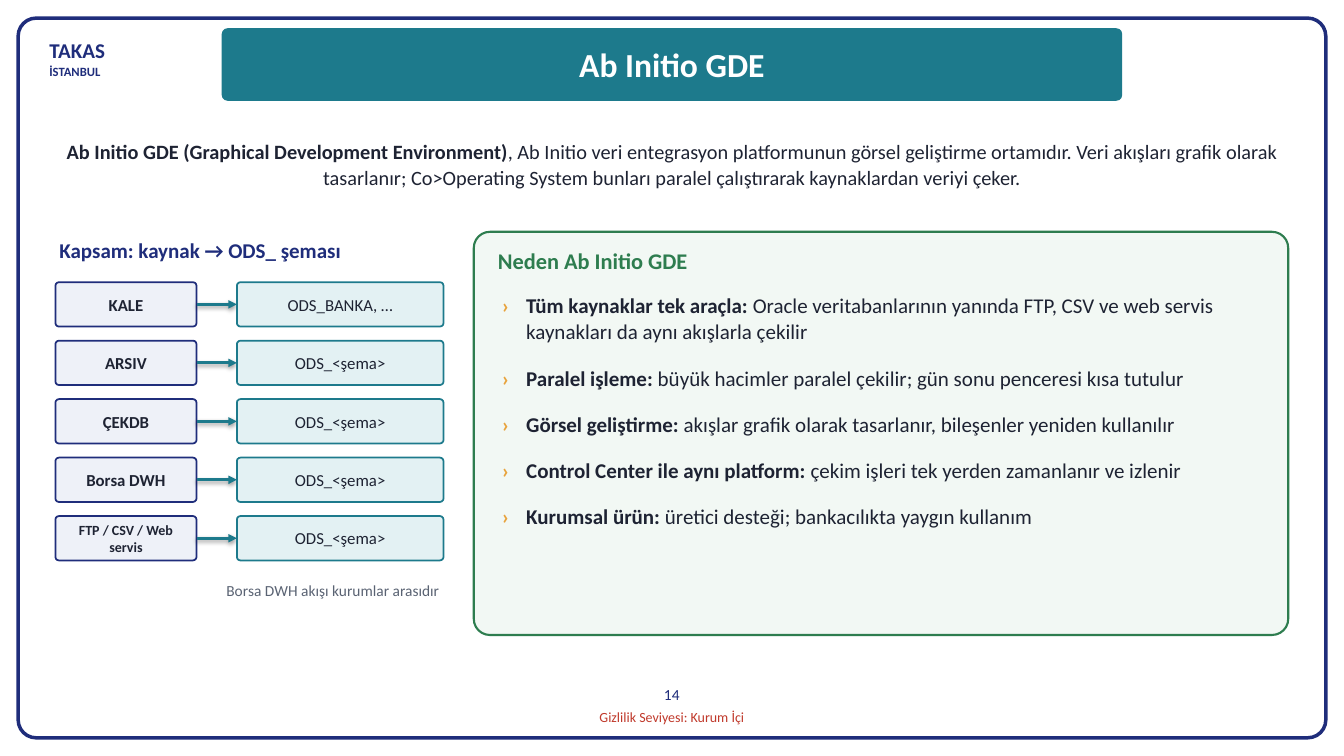
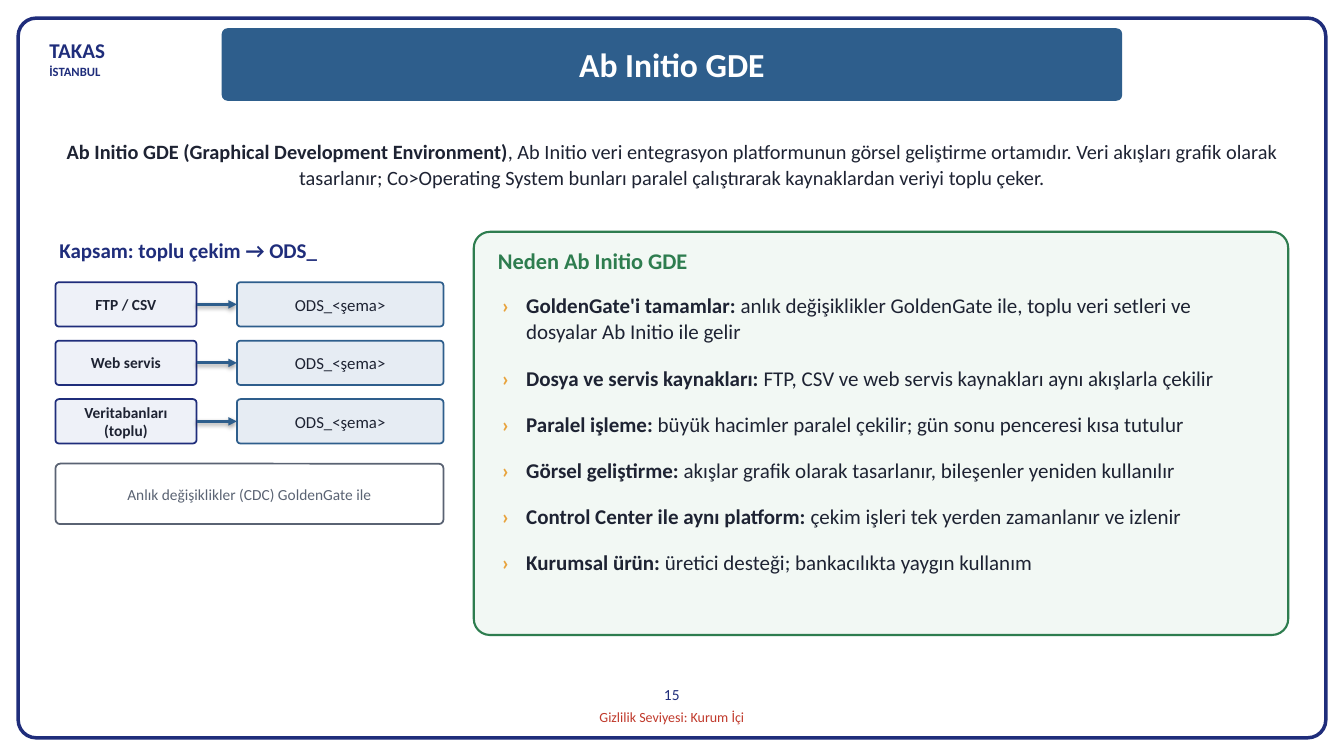
Before and after one commit to hanifidemirel0/Cursor-Projects, a slide deck: slide 16 of outputs/dwh-sunum-kasim-2026/5 - DWHSunum_Kasim2026.pptx (slide 14 before the commit). Drawn at 1344x756 pixels with LibreOffice and Linux fonts; fonts in the diff are those of the drawing. Boxes give left, top, right and bottom in pixels: in the first picture for what was removed or moved away, otherwise in the second. Text is boxed around its words. In the diff, an @@ line names an element or a change of style, - is before the commit and + after.

```diff
--- a/outputs/dwh-sunum-kasim-2026/5 - DWHSunum_Kasim2026.pptx
+++ b/outputs/dwh-sunum-kasim-2026/5 - DWHSunum_Kasim2026.pptx
@@ rounded rectangle "Ab Initio GDE" at bbox=[222, 28, 1122, 101]: fill #1D7A8C to #2E5E8C @@
@@ text at bbox=[67, 144, 1277, 189]: text changed @@
-Ab Initio GDE (Graphical Development Environment), Ab Initio veri entegrasyon platformunun görsel geliştirme ortamıdır. Veri akışları grafik olarak tasarlanır; Co>Operating System bunları paralel çalıştırarak kaynaklardan veriyi çeker.
+Ab Initio GDE (Graphical Development Environment), Ab Initio veri entegrasyon platformunun görsel geliştirme ortamıdır. Veri akışları grafik olarak tasarlanır; Co>Operating System bunları paralel çalıştırarak kaynaklardan veriyi toplu çeker.
@@ text at bbox=[59, 243, 317, 262]: text changed @@
-Kapsam: kaynak → ODS_ şeması
+Kapsam: toplu çekim → ODS_
@@ fill #E3F1F3 to #E6ECF3; outline #1D7A8C 1.25 pt to #2E5E8C 1.25 pt in 3 elements at bbox=[237, 341, 444, 385], bbox=[237, 399, 444, 444], bbox=[237, 282, 444, 327] @@
@@ rounded rectangle "ODS_<şema>": place and size @@
-rounded rectangle "ODS_<şema>" at bbox=[237, 458, 444, 502]
+rounded rectangle "ODS_<şema>" at bbox=[237, 282, 444, 327]
@@ rounded rectangle removed at bbox=[237, 282, 444, 327] @@
-ODS_BANKA, …
@@ text at bbox=[526, 298, 1214, 390]: text changed @@
-› Tüm kaynaklar tek araçla: Oracle veritabanlarının yanında FTP, CSV ve web servis kaynakları da aynı akışlarla çekilir
+› GoldenGate'i tamamlar: anlık değişiklikler GoldenGate ile, toplu veri setleri ve dosyalar Ab Initio ile gelir
+› Dosya ve servis kaynakları: FTP, CSV ve web servis kaynakları aynı akışlarla çekilir
@@ text in rounded rectangle at bbox=[95, 300, 156, 310]: text changed; size 12 to 11 pt @@
-KALE
+FTP / CSV
@@ arrow (197, 304) - (237, 304): stroke #1D7A8C 2 pt to #2E5E8C 2 pt @@
@@ rounded rectangle "Web servis": place and size @@
-rounded rectangle "Web servis" at bbox=[55, 516, 197, 561]
+rounded rectangle "Web servis" at bbox=[55, 341, 197, 385]
@@ rounded rectangle removed at bbox=[55, 341, 197, 385] @@
-ARSIV
@@ text in rounded rectangle at bbox=[91, 357, 161, 368]: text changed; size 10 to 11 pt @@
-FTP / CSV / Web servis
+Web servis
@@ arrow (197, 363) - (237, 363): stroke #1D7A8C 2 pt to #2E5E8C 2 pt @@
@@ text in rounded rectangle at bbox=[84, 407, 167, 439]: text changed; size 12 to 11 pt @@
-ÇEKDB
+Veritabanları (toplu)
@@ arrow (197, 421) - (237, 421): stroke #1D7A8C 2 pt to #2E5E8C 2 pt @@
@@ rounded rectangle removed at bbox=[55, 458, 197, 502] @@
-Borsa DWH
@@ rounded rectangle added at bbox=[55, 464, 444, 524], fill #FFFFFF, outline #5A6373 1.25 pt, 11 pt, text #5A6373 @@
+Anlık değişiklikler (CDC) GoldenGate ile
@@ arrow removed from (197, 480) to (237, 480) @@
@@ arrow removed from (197, 538) to (237, 538) @@
@@ rounded rectangle removed at bbox=[237, 516, 444, 561] @@
-ODS_<şema>
@@ text removed at bbox=[226, 585, 439, 599] @@
-Borsa DWH akışı kurumlar arasıdır
@@ text at bbox=[664, 690, 680, 700]: text changed @@
-14
+15
```
Also in this commit, not shown: 11 other slides changed, 2 slides added, 5 other files.
